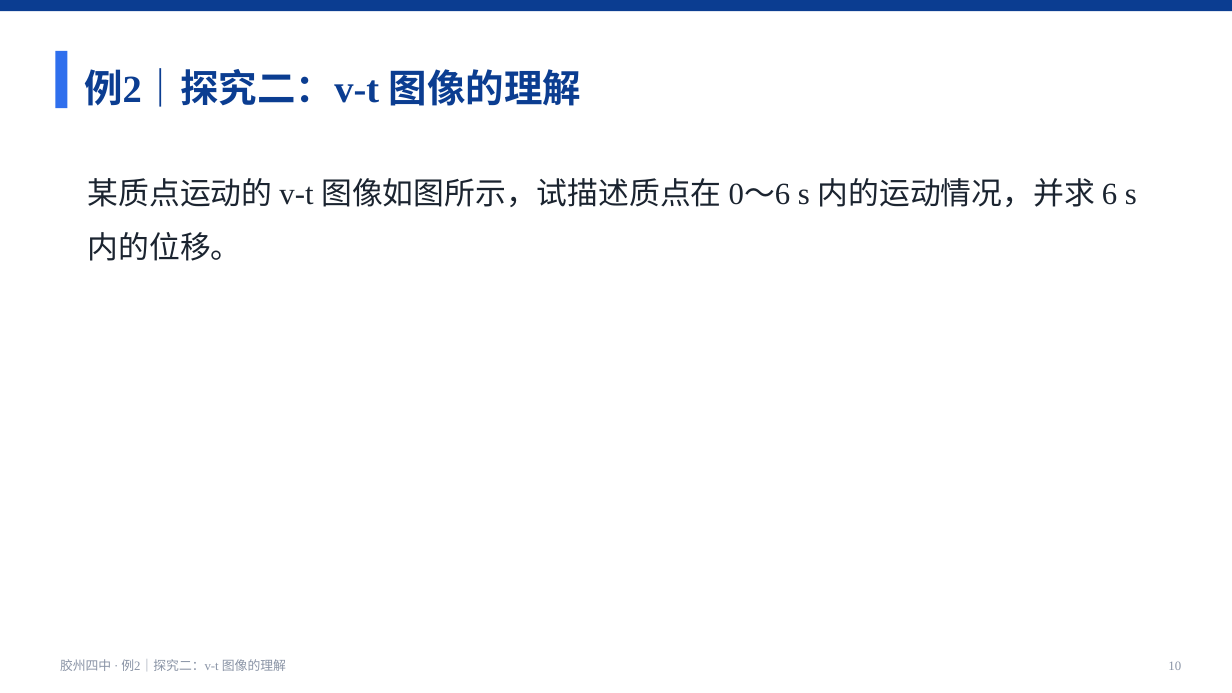
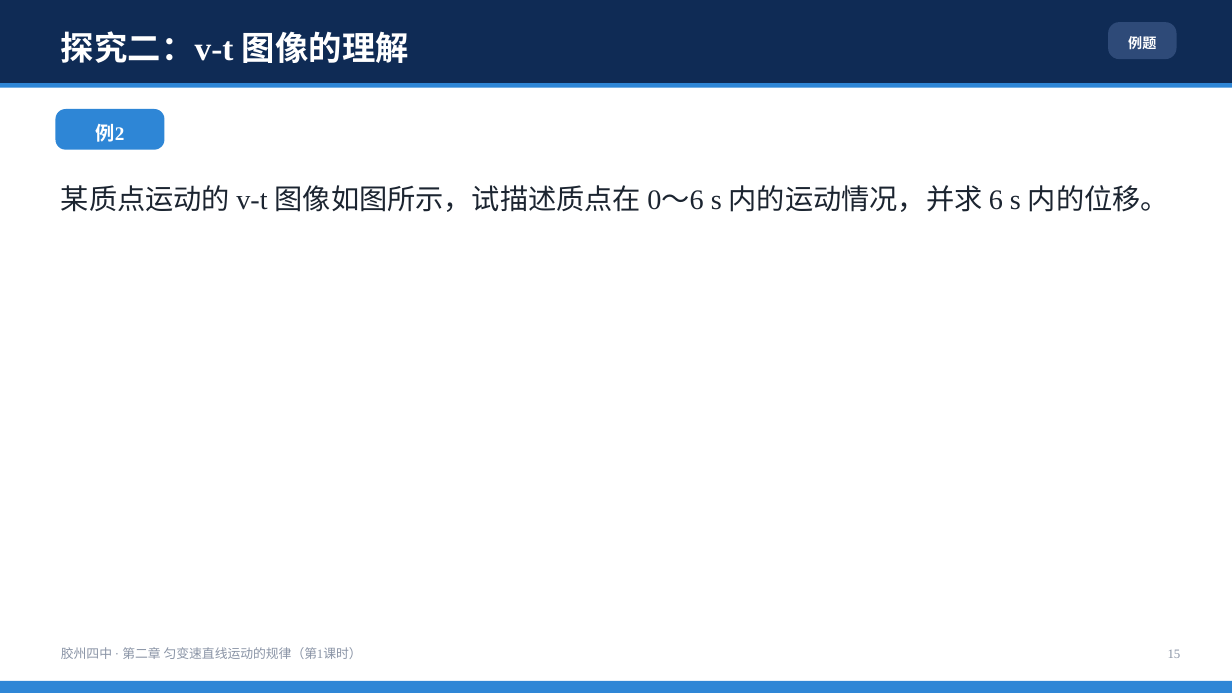
Before and after one commit to wohongshi/jszz, a slide deck: slide 15 of examples/preview/sample_xuean.pptx (slide 10 before the commit). Drawn at 1232x693 pixels with LibreOffice and Linux fonts; fonts in the diff are those of the drawing. Boxes give left, top, right and bottom in pixels: in the first picture for what was removed or moved away, otherwise in the second. Text is boxed around its words. In the diff, an @@ line names an element or a change of style, - is before the commit and + after.

```diff
--- a/examples/preview/sample_xuean.pptx
+++ b/examples/preview/sample_xuean.pptx
@@ rectangle: place and size @@
-rectangle at box(0, 0, 1232, 11)
+rectangle at box(0, 0, 1232, 83)
@@ rectangle at box(0, 0, 1232, 83): fill #0B3D91 to #0F2B55 @@
@@ rounded rectangle added at box(1108, 22, 1177, 59), fill #2E4A78 @@
@@ rectangle removed at box(55, 51, 67, 108) @@
@@ text at box(61, 31, 409, 63): text changed; size 30 to 26 pt; text colour #0B3D91 to #FFFFFF @@
-例2｜探究二：v-t 图像的理解
+探究二：v-t 图像的理解
@@ text added at box(1128, 34, 1156, 52), 11 pt, text #FFFFFF, bold @@
+例题
@@ rectangle added at box(0, 83, 1232, 88), fill #2E86D6 @@
@@ rounded rectangle added at box(55, 109, 165, 150), fill #2E86D6 @@
@@ text added at box(96, 124, 125, 142), 15 pt, text #FFFFFF, bold @@
+例2
@@ text "某质点运动的 v-t 图像如图所示，试描述质点在 0～6 s ...": place and size @@
-text "某质点运动的 v-t 图像如图所示，试描述质点在 0～6 s ..." at box(88, 178, 1137, 261)
+text "某质点运动的 v-t 图像如图所示，试描述质点在 0～6 s ..." at box(61, 185, 1169, 212)
@@ text "某质点运动的 v-t 图像如图所示，试描述质点在 0～6 s ..." at box(61, 185, 1169, 212): size 24 to 22 pt @@
@@ text at box(61, 647, 362, 659): text changed @@
-胶州四中 · 例2｜探究二：v-t 图像的理解
+胶州四中 · 第二章 匀变速直线运动的规律（第1课时）
@@ text added at box(1168, 649, 1181, 658), 10 pt, text #8A94A6 @@
+15
@@ rectangle added at box(0, 681, 1232, 693), fill #2E86D6 @@
@@ text removed at box(1168, 661, 1181, 670) @@
-10
```
Also in this commit, not shown: 19 other slides changed, 6 slides added, 28 other files.
